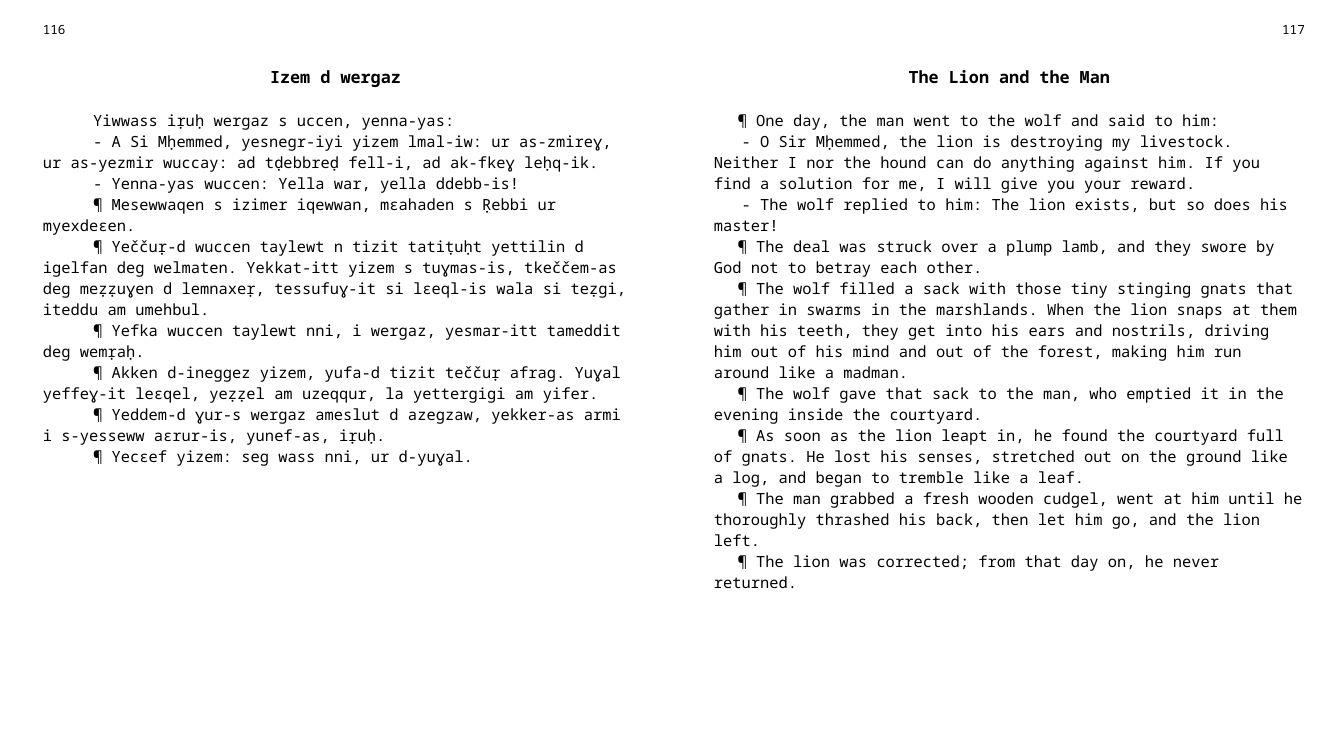
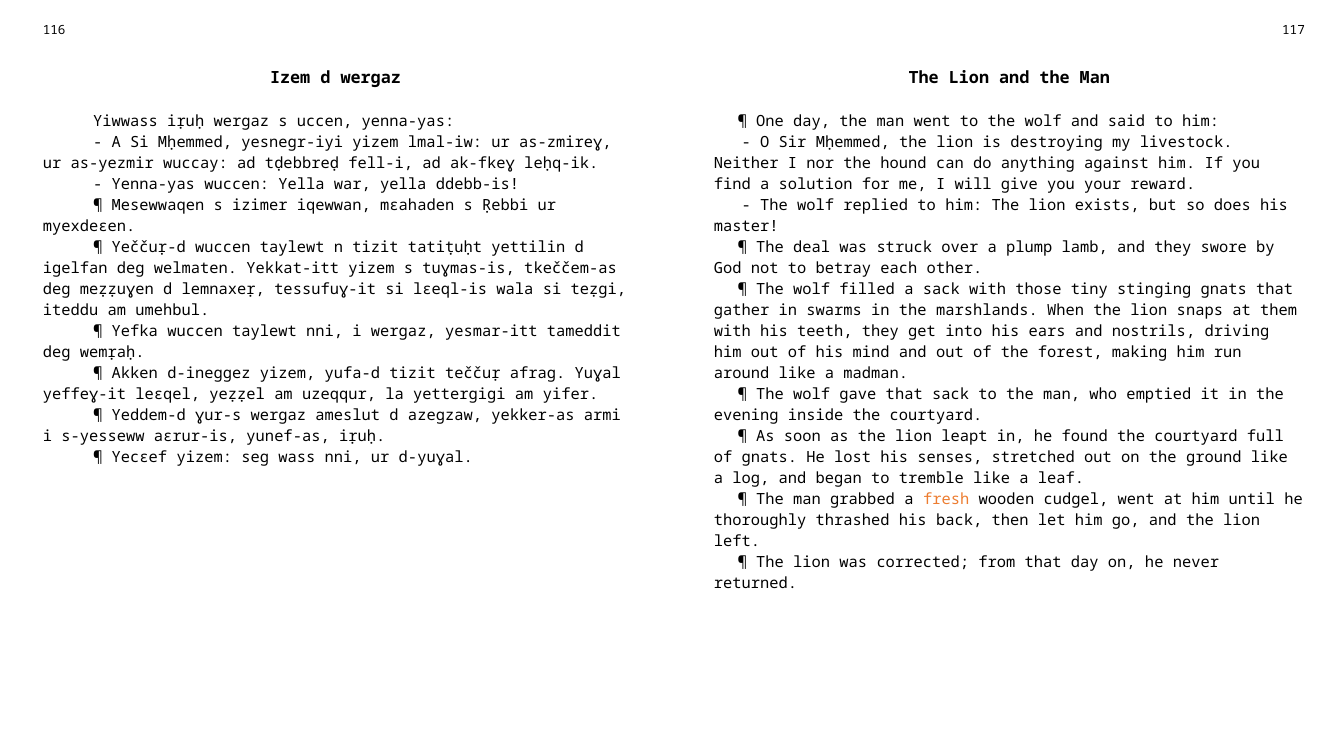
Before and after one commit to sferhah/tamacahut_n_wuccen, a slide deck: slide 54 of Uccen.ConsoleApp/uccen.eng.pptx. Drawn at 1344x756 pixels with LibreOffice and Linux fonts; fonts in the diff are those of the drawing. Boxes give left, top, right and bottom in pixels: in the first picture for what was removed or moved away, otherwise in the second. Text is boxed around its words. In the diff, an @@ line names an element or a change of style, - is before the commit and + after.

```diff
--- a/Uccen.ConsoleApp/uccen.eng.pptx
+++ b/Uccen.ConsoleApp/uccen.eng.pptx
@@ table at [32,16,1315,729] @@
@@ text colour #000000 to #ED7D31 in "fresh" @@
```
Also in this commit, not shown: 2 other slides changed, 3 other files.
